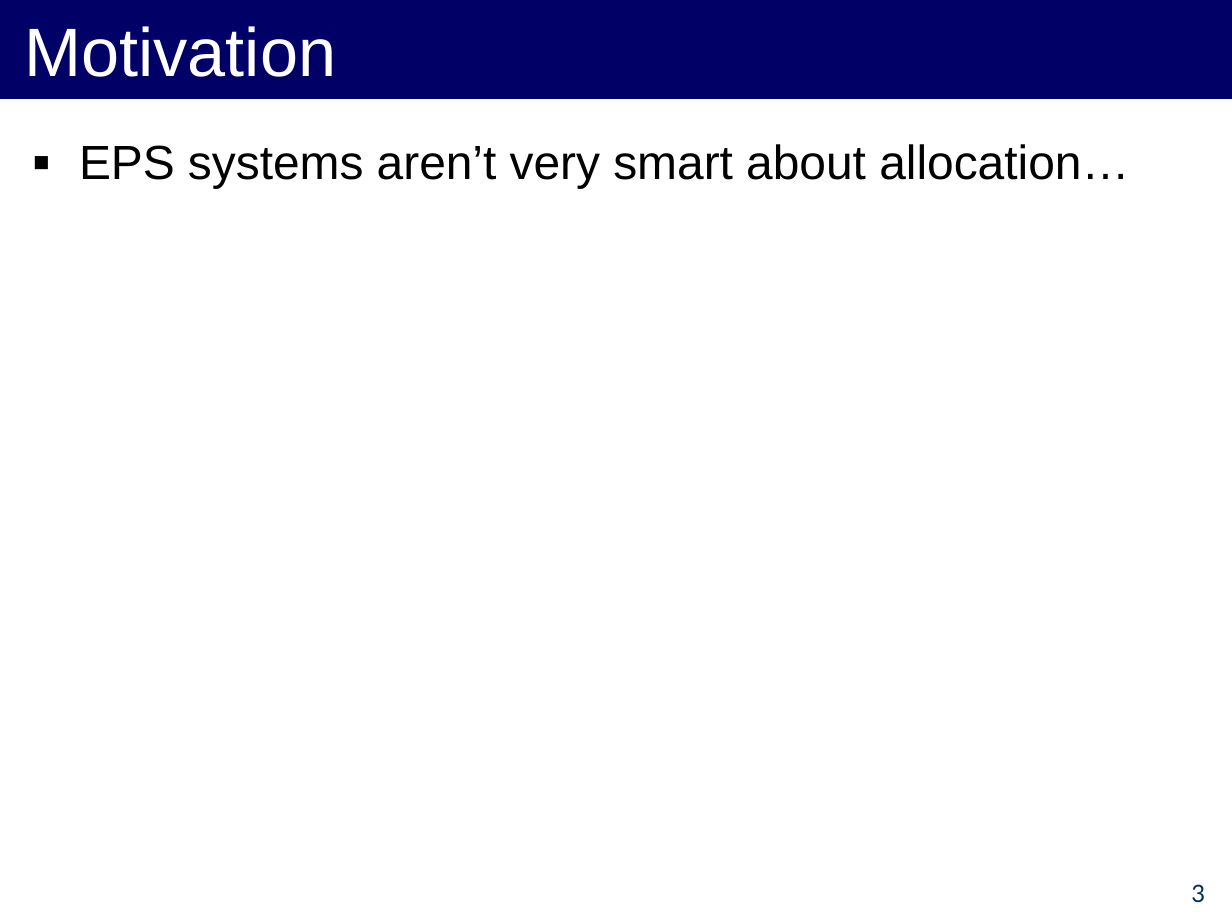
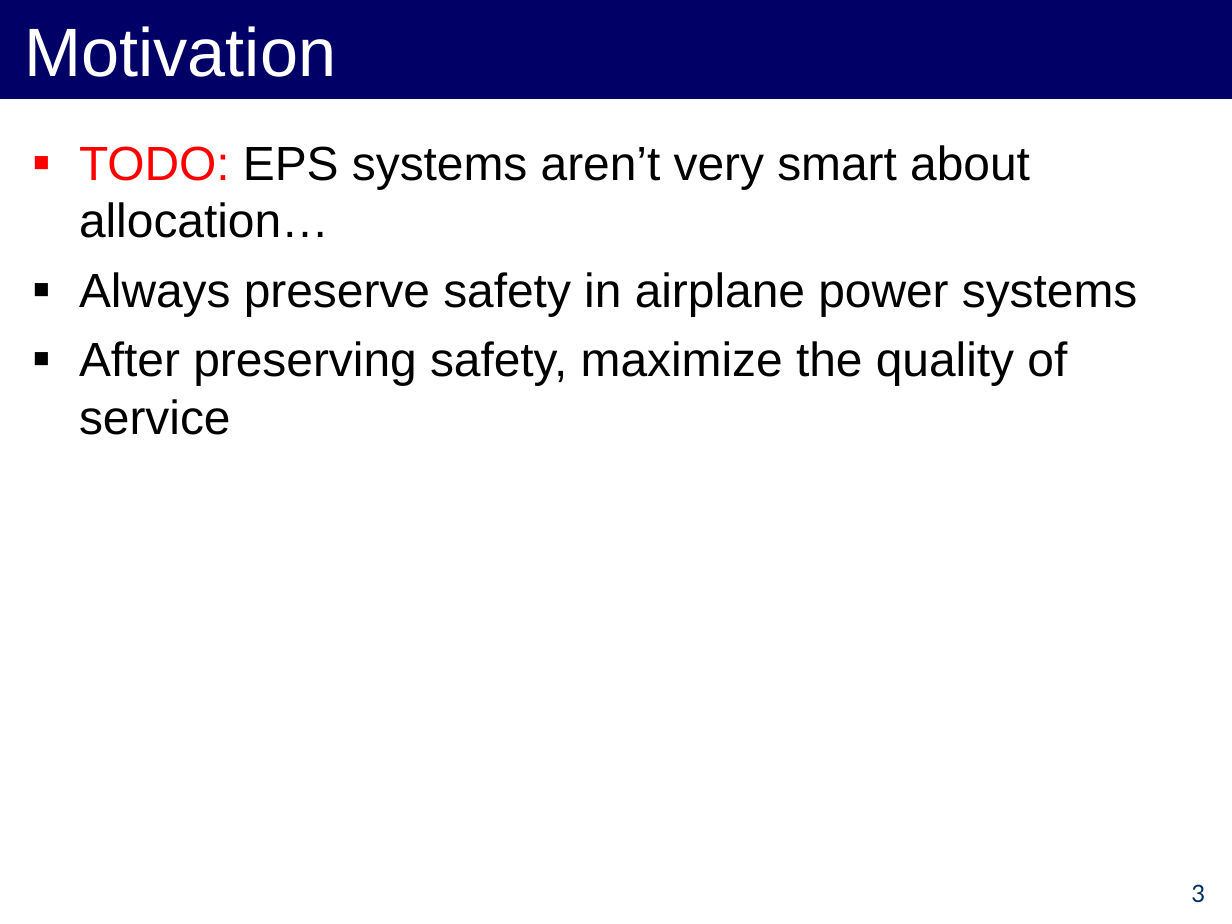
Before and after one commit to forresti/optimal_load_management, a slide deck: slide 3 of project/12-3-12_Presentation.ppt. Drawn at 1232x924 pixels with LibreOffice and Linux fonts; fonts in the diff are those of the drawing. Boxes give left, top, right and bottom in pixels: in the first picture for what was removed or moved away, otherwise in the second. Text is boxed around its words. In the diff, an @@ line names an element or a change of style, - is before the commit and + after.

```diff
--- a/project/12-3-12_Presentation.ppt
+++ b/project/12-3-12_Presentation.ppt
@@ text at (79,145,1137,435): text changed @@
-▪ EPS systems aren’t very smart about allocation…
+▪ TODO: EPS systems aren’t very smart about allocation…
+▪ Always preserve safety in airplane power systems
+▪ After preserving safety, maximize the quality of service
```
Also in this commit, not shown: 2 other slides changed.
